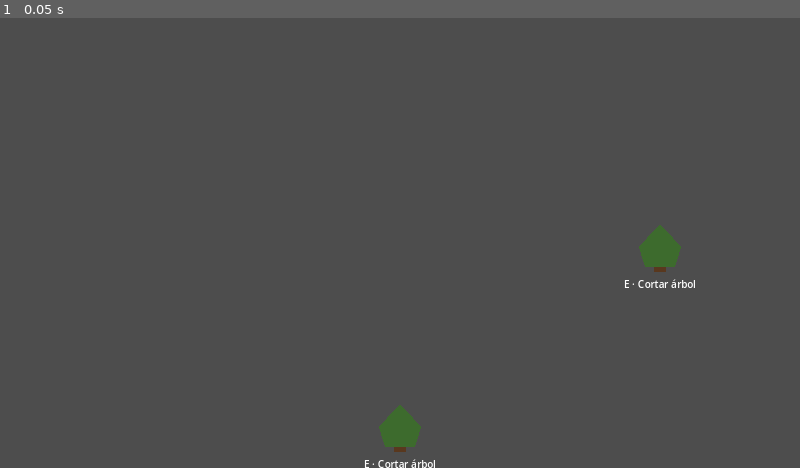
Above: before the commit, frame 1.
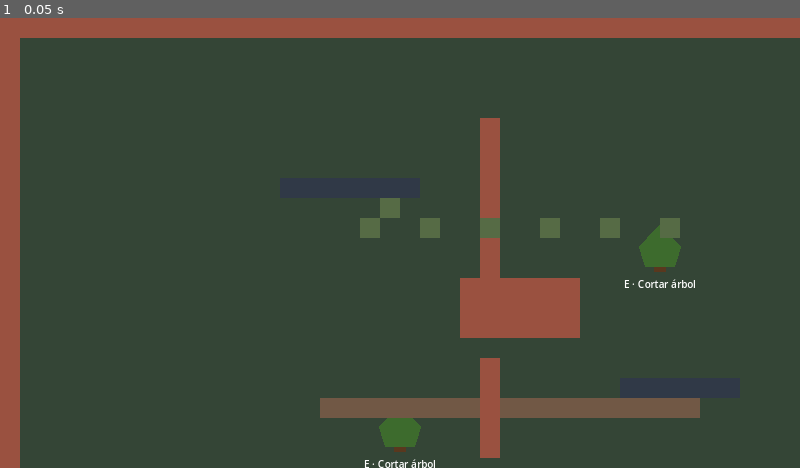
Above: after the commit, the same moment.

Repository: avarap/game1
Game: Godot game, scene res://world/maps/mine/mine_map.tscn
Two runs of this game, one before a commit and one after it. Both use one fixed random seed, a clock stepped at 60 frames per second and the inputs below. This scene is started directly instead of the project's main scene.
Inputs:
- Up to frame 1 (0.05 s): no input

The runs differ from the first frame. In frame 1, 99% of the frame differs, in the area x 0-100%, y 0-100%.
Error before the commit: Parse Error: Identifier "ATLAS_BLOCK" not declared in the current scope. (res://world/maps/mine/mine_map.gd:15)

Commit message:
fix: use technical map layer API in mine

Diff:
--- a/world/maps/mine/mine_map.gd
+++ b/world/maps/mine/mine_map.gd
@@ -12,9 +12,9 @@
 	for y in range(5, 26):
 		if y in [10, 16, 22]:
 			continue
-		collision_layer.set_cell(Vector2i(divider_x, y), SOURCE_ID, ATLAS_BLOCK)
+		collision.set_cell(Vector2i(divider_x, y), SOURCE_ID, COLLISION_TILE)
 
 	for x in range(14, 21):
-		foreground_layer.set_cell(Vector2i(x, 8), SOURCE_ID, ATLAS_BLOCK)
+		foreground_occlusion.set_cell(Vector2i(x, 8), SOURCE_ID, FOREGROUND_TILE)
 	for x in range(31, 37):
-		foreground_layer.set_cell(Vector2i(x, 18), SOURCE_ID, ATLAS_BLOCK)
+		foreground_occlusion.set_cell(Vector2i(x, 18), SOURCE_ID, FOREGROUND_TILE)
